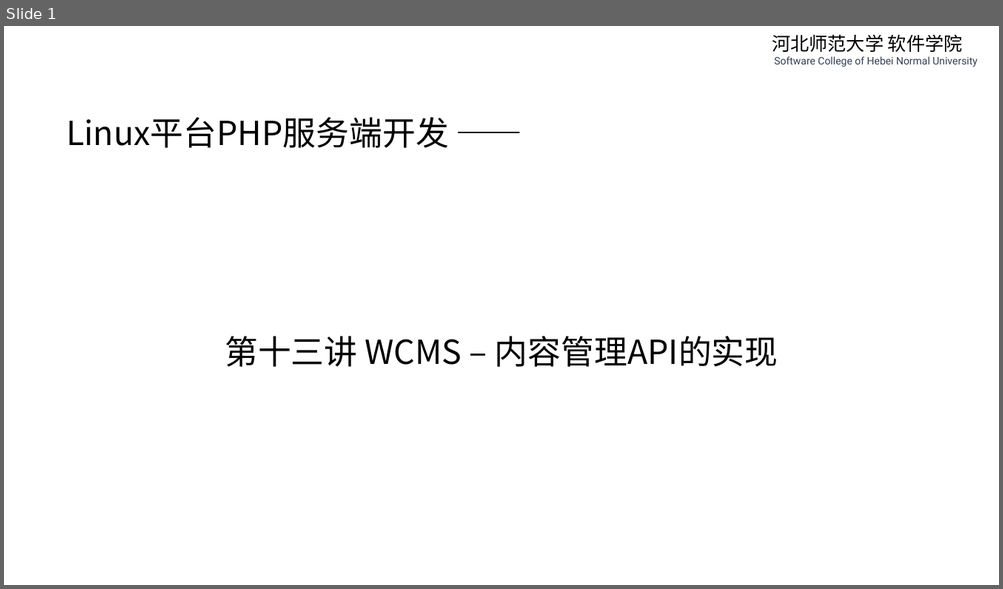
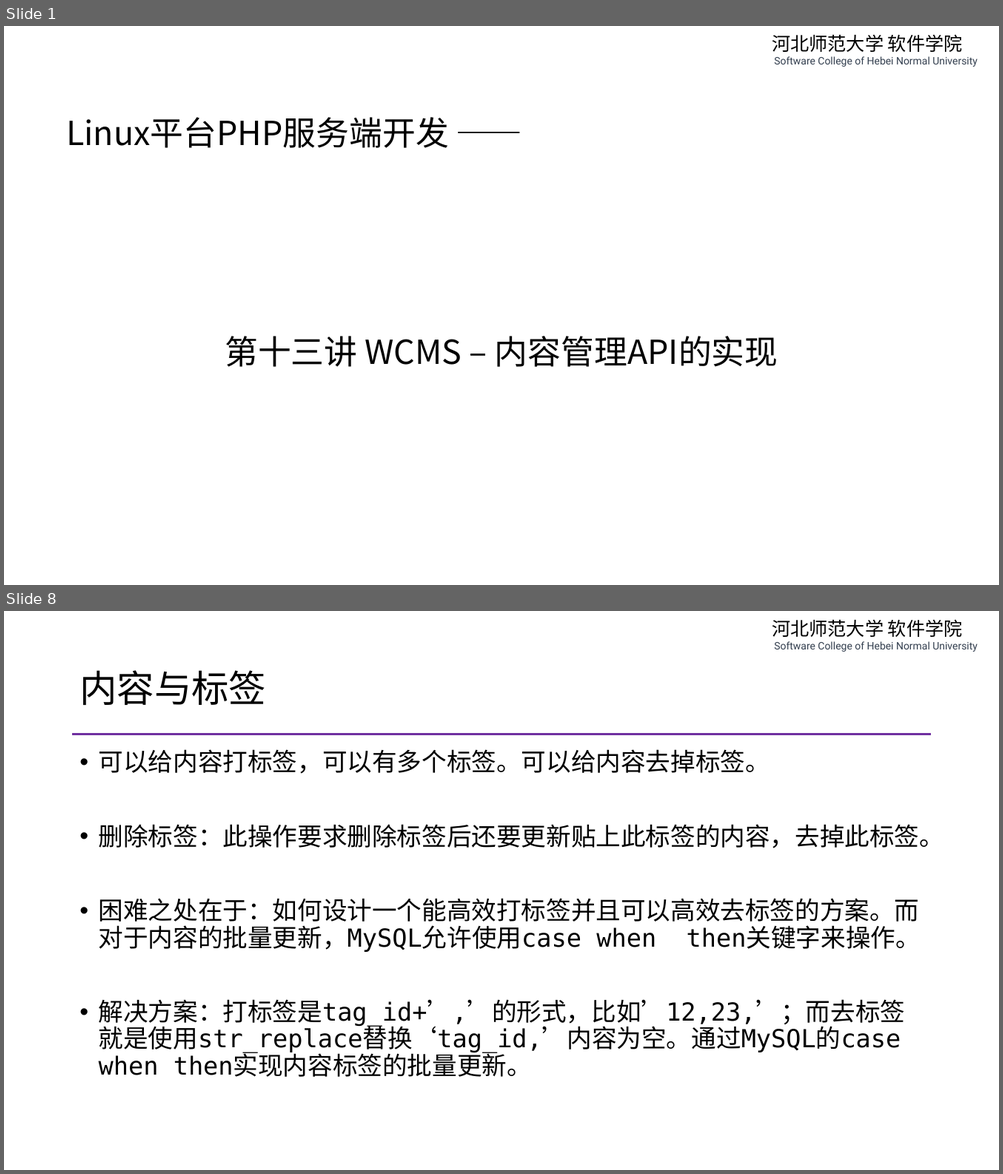
Before and after one commit to edu2act/course-php-serverside-development-on-linux, a slide deck: materials/slides/ch13-wcms-content-management.pptx. Shown one above the other, each under a label of ours: slide 1 before the commit, slides 1 and 8 after it; the slides between them are not shown. The pictures are 1003x589 and 1003x1174 pixels, drawn with LibreOffice and Linux fonts; fonts in the diff are those of the drawing. Boxes give left, top, right and bottom in pixels: in the first picture for what was removed or moved away, otherwise in the second. Text is boxed around its words. In the diff, an @@ line names an element or a change of style, - is before the commit and + after.

```diff
--- a/materials/slides/ch13-wcms-content-management.pptx
+++ b/materials/slides/ch13-wcms-content-management.pptx
@@ slide 8 added at (x1=4, y1=611, x2=999, y2=1170), background #FFFFFF; not listed: 1 template element that a slide beside it also shows @@
@@ title added at (x1=79, y1=670, x2=266, y2=705), 36 pt, text #000000 @@
+内容与标签
@@ line added from (73, 734) to (930, 734), #7030A0 2.25 pt @@
@@ text added at (x1=99, y1=749, x2=944, y2=1077), 24 pt, text #000000 @@
+• 可以给内容打标签，可以有多个标签。可以给内容去掉标签。
+• 删除标签：此操作要求删除标签后还要更新贴上此标签的内容，去掉此标签。
+• 困难之处在于：如何设计一个能高效打标签并且可以高效去标签的方案。而对于内容的批量更新，MySQL允许使用case when then关键字来操作。
+• 解决方案：打标签是tag_id+’,’的形式，比如’12,23,’；而去标签就是使用str_replace替换‘tag_id,’内容为空。通过MySQL的case when then实现内容标签的批量更新。
```
Also in this commit, not shown: 1 slide changed, 5 other slides added, 5 slides removed, 8 other files.
